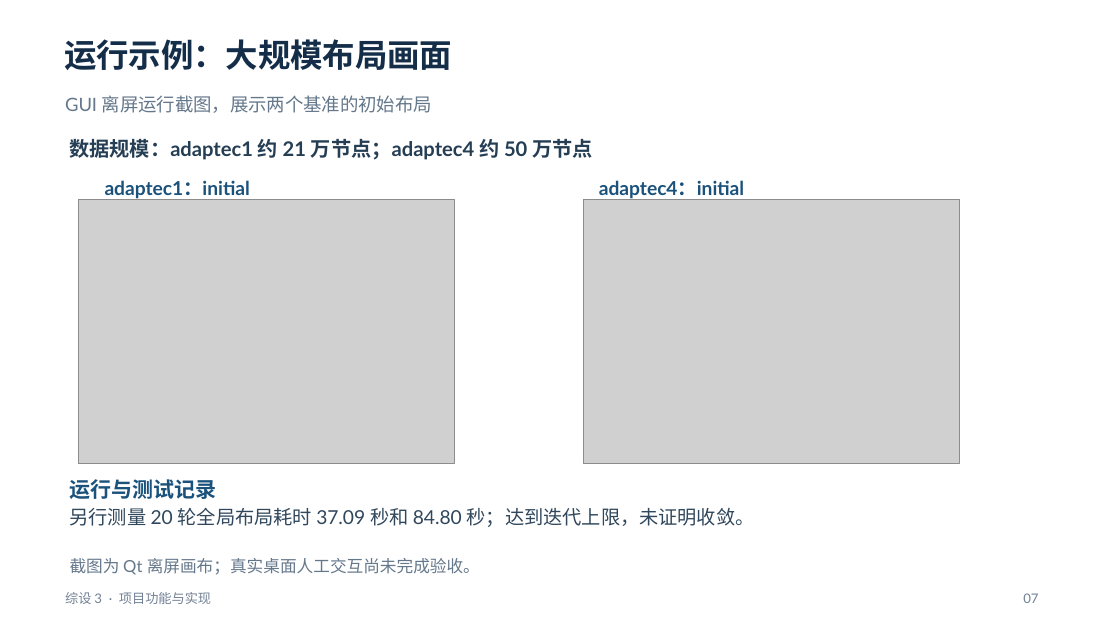
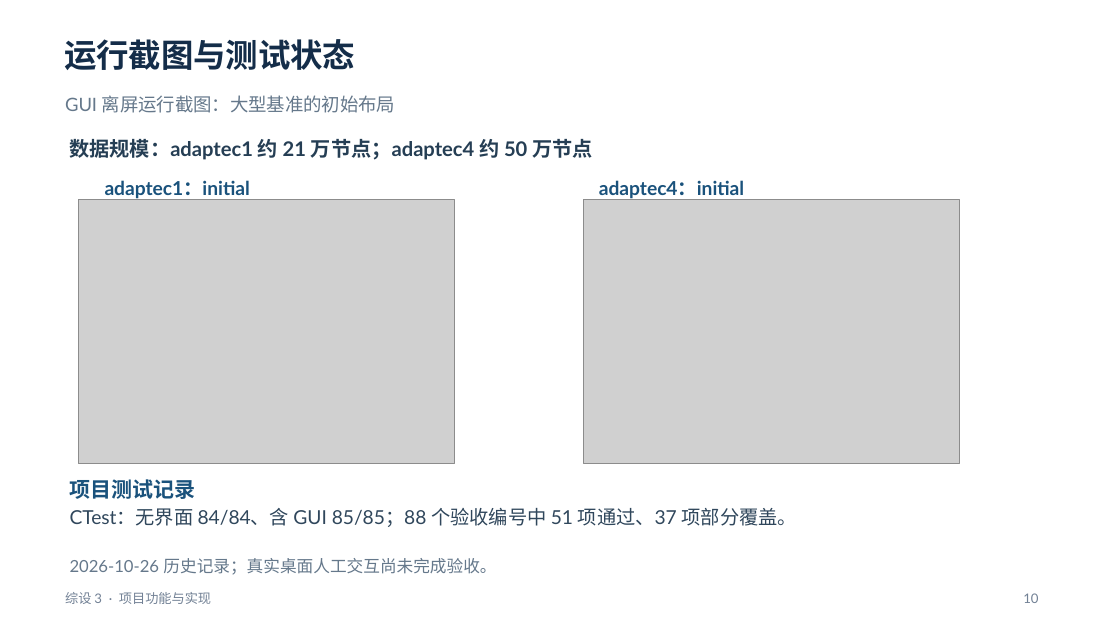
Before and after one commit to kamisato-funeki/ZS-3, a slide deck: slide 10 of docs/综设3-任务5至7汇报.pptx (slide 7 before the commit). Drawn at 1120x630 pixels with LibreOffice and Linux fonts; fonts in the diff are those of the drawing; grey boxes stand for pictures. Boxes give left, top, right and bottom in pixels: in the first picture for what was removed or moved away, otherwise in the second. Text is boxed around its words. In the diff, an @@ line names an element or a change of style, - is before the commit and + after.

Commit message:
doc: 扩展汇报并补充示例测试

```diff
--- a/docs/综设3-任务5至7汇报.pptx
+++ b/docs/综设3-任务5至7汇报.pptx
@@ text at <box>64,39,355,70</box>: text changed @@
-运行示例：大规模布局画面
+运行截图与测试状态
@@ text at <box>65,95,395,113</box>: text changed @@
-GUI 离屏运行截图，展示两个基准的初始布局
+GUI 离屏运行截图：大型基准的初始布局
@@ text at <box>69,479,195,499</box>: text changed @@
-运行与测试记录
+项目测试记录
@@ text at <box>70,508,797,527</box>: text changed @@
-另行测量 20 轮全局布局耗时 37.09 秒和 84.80 秒；达到迭代上限，未证明收敛。
+CTest：无界面 84/84、含 GUI 85/85；88 个验收编号中 51 项通过、37 项部分覆盖。
@@ text at <box>70,558,496,575</box>: text changed @@
-截图为 Qt 离屏画布；真实桌面人工交互尚未完成验收。
+2026-10-26 历史记录；真实桌面人工交互尚未完成验收。
@@ text at <box>1023,593,1038,603</box>: text changed @@
-07
+10
```
Also in this commit, not shown: 5 other slides changed, 3 slides added.
